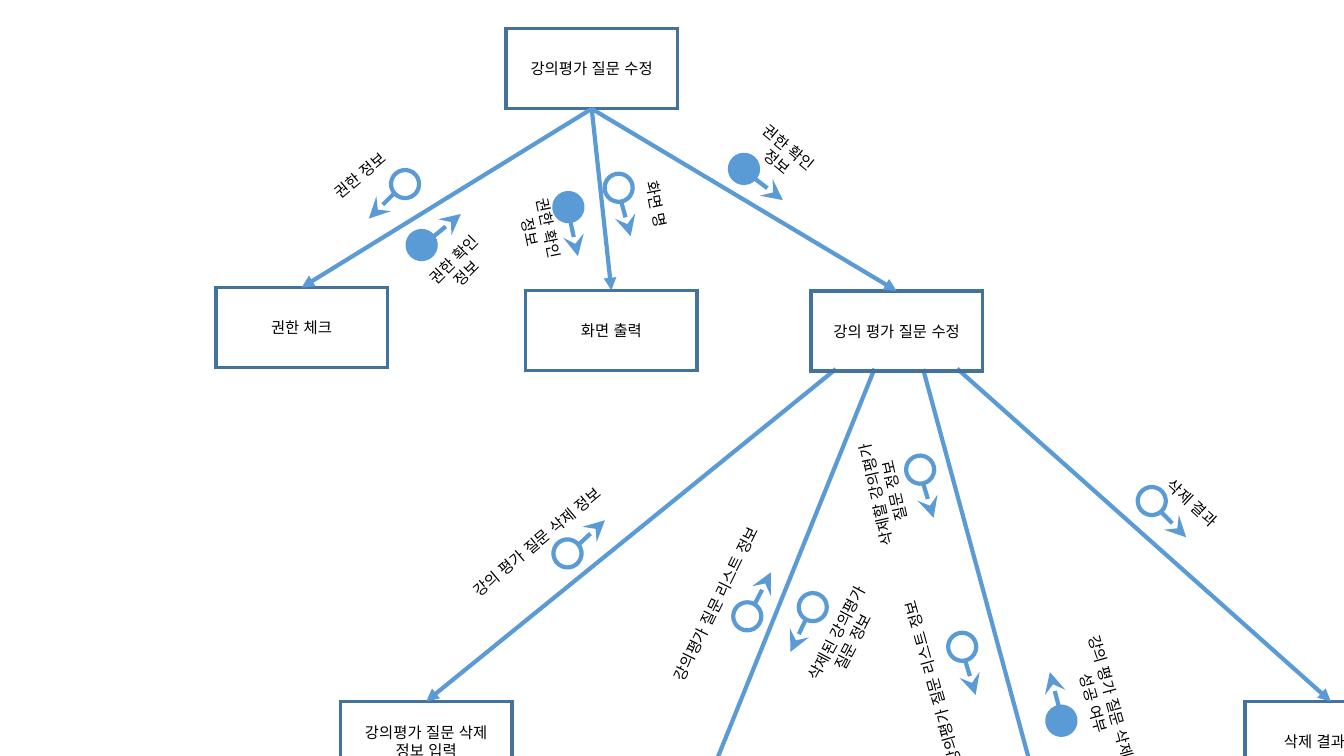
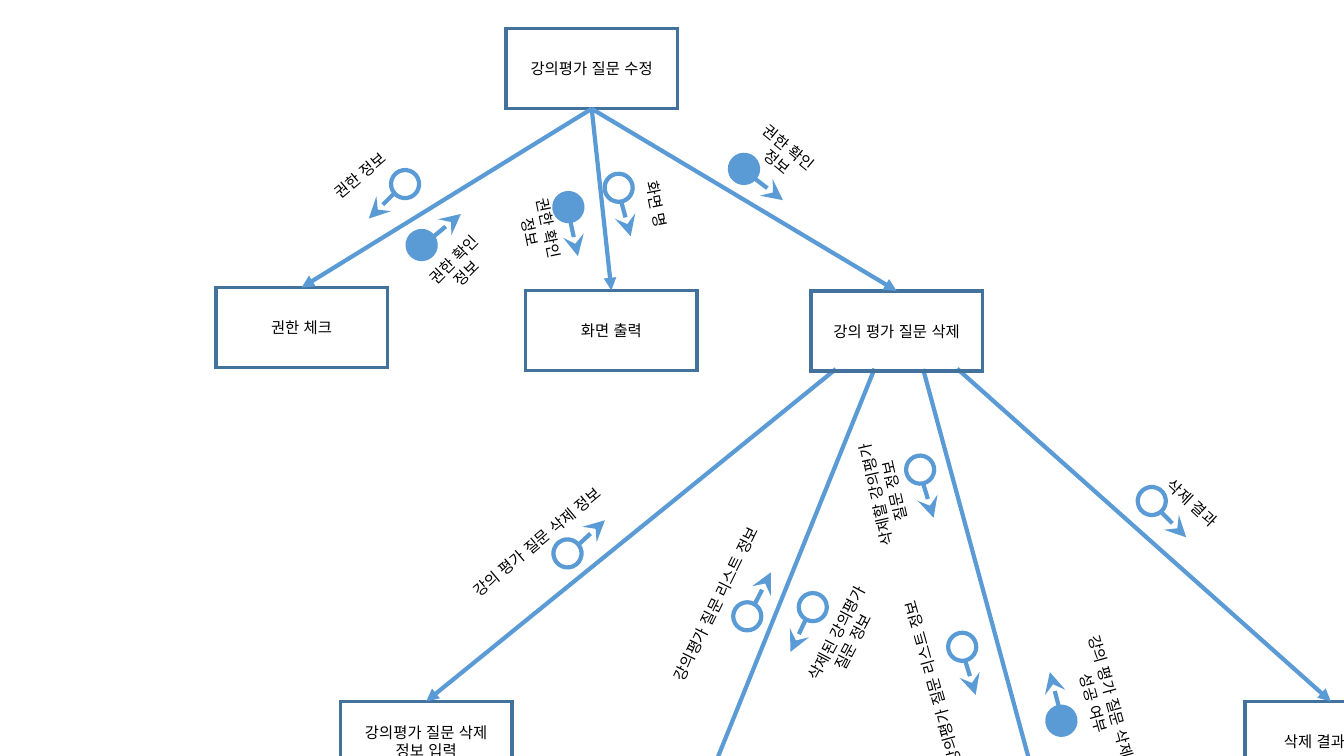
Before and after one commit to se04/se04, a slide deck: slide 1 of SDD 관련 자료/작업 결과물/대화 모형도/강의평가질문삭제.pptx. Drawn at 1344x756 pixels with LibreOffice and Linux fonts; fonts in the diff are those of the drawing. Boxes give left, top, right and bottom in pixels: in the first picture for what was removed or moved away, otherwise in the second. Text is boxed around its words. In the diff, an @@ line names an element or a change of style, - is before the commit and + after.

Commit message:
수정

```diff
--- a/SDD 관련 자료/작업 결과물/대화 모형도/강의평가질문삭제.pptx
+++ b/SDD 관련 자료/작업 결과물/대화 모형도/강의평가질문삭제.pptx
@@ text in rectangle at <box>833,324,960,339</box>: text changed @@
-강의 평가 질문 수정
+강의 평가 질문 삭제
```
